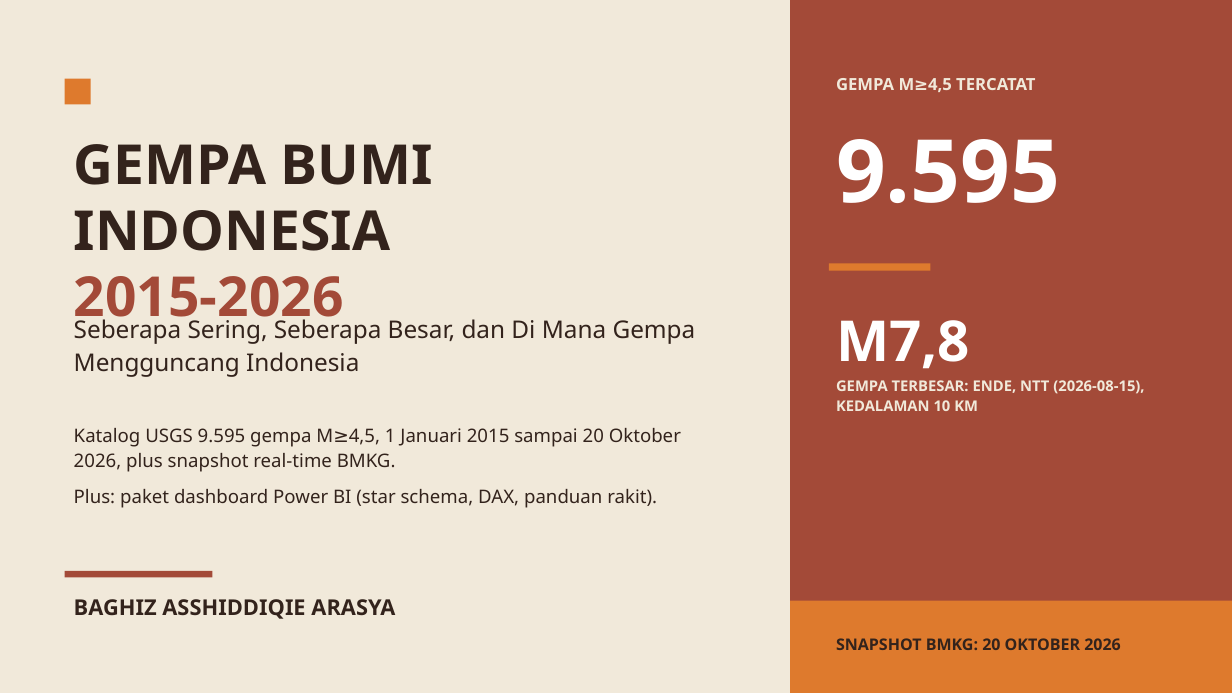
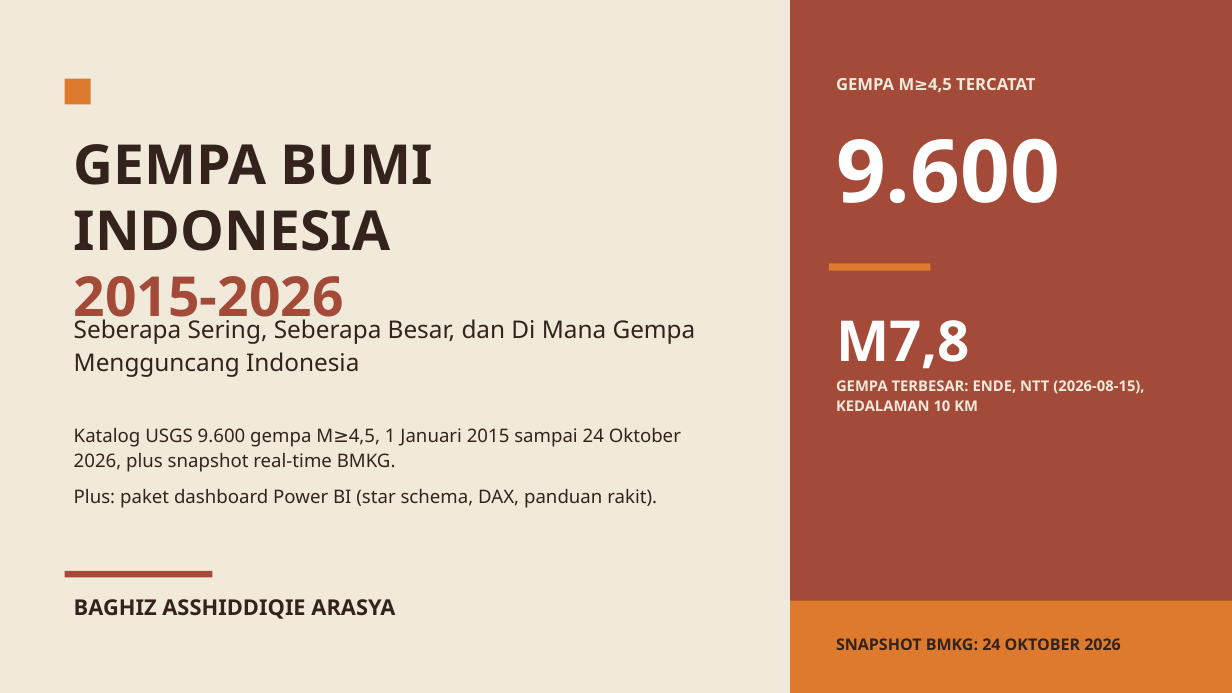
Before and after one commit to baghizash/gempa-bumi-indonesia-2026, a slide deck: slide 1 of Portofolio-Analisis-Gempa-Bumi.pptx. Drawn at 1232x693 pixels with LibreOffice and Linux fonts; fonts in the diff are those of the drawing. Boxes give left, top, right and bottom in pixels: in the first picture for what was removed or moved away, otherwise in the second. Text is boxed around its words. In the diff, an @@ line names an element or a change of style, - is before the commit and + after.

```diff
--- a/Portofolio-Analisis-Gempa-Bumi.pptx
+++ b/Portofolio-Analisis-Gempa-Bumi.pptx
@@ text at box(836, 138, 1061, 203): text changed @@
-9.595
+9.600
@@ text at box(74, 428, 681, 472): text changed @@
-Katalog USGS 9.595 gempa M≥4,5, 1 Januari 2015 sampai 20 Oktober 2026, plus snapshot real-time BMKG.
+Katalog USGS 9.600 gempa M≥4,5, 1 Januari 2015 sampai 24 Oktober 2026, plus snapshot real-time BMKG.
@@ text at box(836, 638, 1121, 650): text changed @@
-SNAPSHOT BMKG: 20 OKTOBER 2026
+SNAPSHOT BMKG: 24 OKTOBER 2026
```
Also in this commit, not shown: 7 other slides changed.
